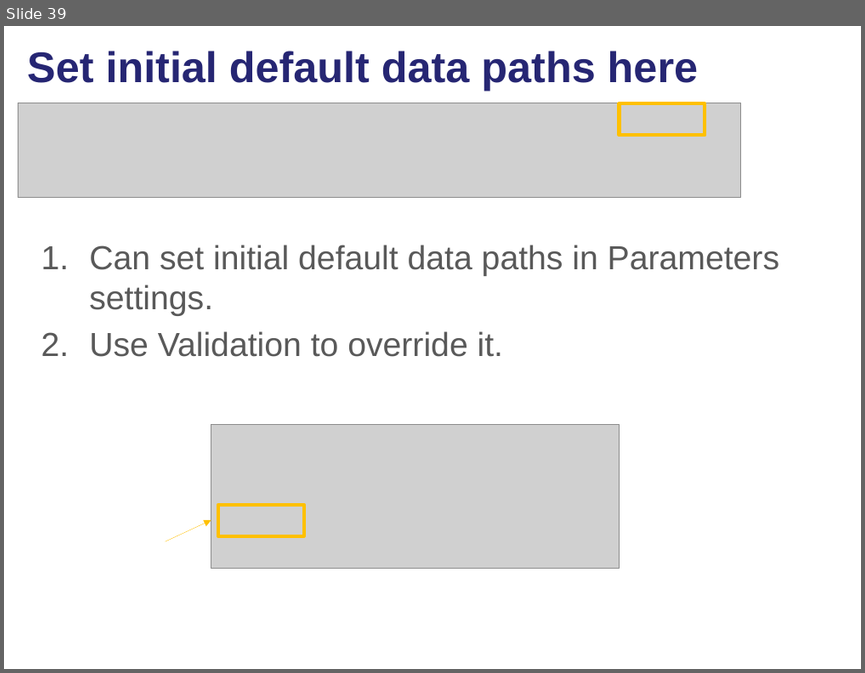
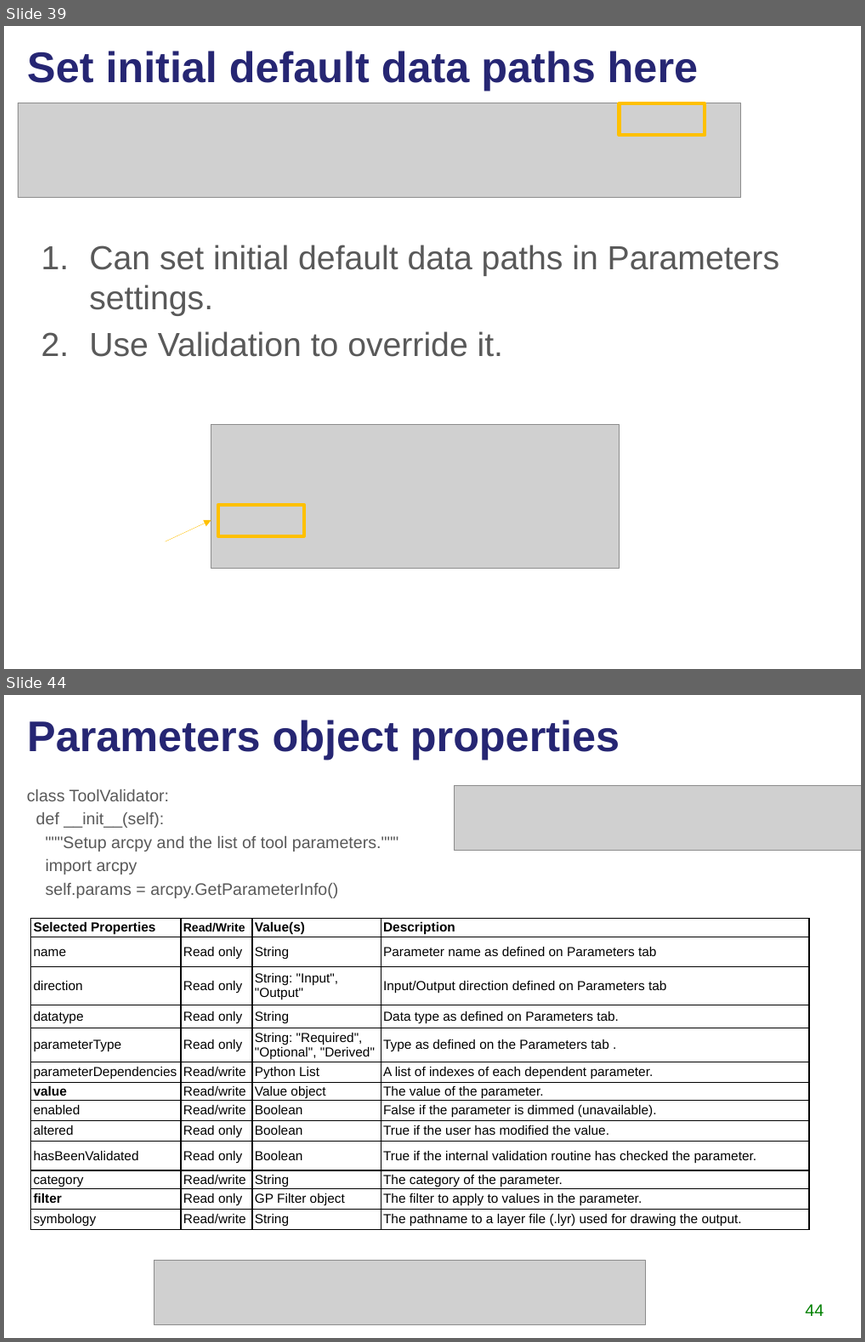
Before and after one commit to lgtateos/gis540, a slide deck: slides/scriptToolParameters.pptx. Shown one above the other, each under a label of ours: slide 39 before the commit, slides 39 and 44 after it; the slides between them are not shown. The pictures are 865x673 and 865x1342 pixels, drawn with LibreOffice and Linux fonts; fonts in the diff are those of the drawing; grey boxes stand for pictures. Boxes give left, top, right and bottom in pixels: in the first picture for what was removed or moved away, otherwise in the second. Text is boxed around its words. In the diff, an @@ line names an element or a change of style, - is before the commit and + after.

Commit message:
add more slides
More explanation of setting default values and updating parameters based on other parameters.

```diff
--- a/slides/scriptToolParameters.pptx
+++ b/slides/scriptToolParameters.pptx
@@ slide 44 added at box(4, 695, 861, 1338), background #FFFFFF @@
@@ title added at box(27, 720, 619, 760), 36 pt, text #262673, bold @@
+Parameters object properties
@@ text added at box(27, 789, 399, 898), 14 pt, text #595959 @@
+class ToolValidator:
+def __init__(self):
+"""Setup arcpy and the list of tool parameters."""
+import arcpy
+self.params = arcpy.GetParameterInfo()
@@ picture added at box(454, 786, 861, 850) @@
@@ table added at box(30, 919, 809, 1230), 13 rows, 4 columns @@
+Selected Properties | Read/Write | Value(s) | Description
+name | Read only | String | Parameter name as defined on Parameters tab
+direction | Read only | String: "Input", "Output" | Input/Output direction defined on Parameters tab
+datatype | Read only | String | Data type as defined on Parameters tab.
+parameterType | Read only | String: "Required", "Optional", "Derived" | Type as defined on the Parameters tab .
+parameterDependencies | Read/write | Python List | A list of indexes of each dependent parameter.
+value | Read/write | Value object | The value of the parameter.
+enabled | Read/write | Boolean | False if the parameter is dimmed (unavailable).
+altered | Read only | Boolean | True if the user has modified the value.
+hasBeenValidated | Read only | Boolean | True if the internal validation routine has checked the parameter.
+category | Read/write | String | The category of the parameter.
+filter | Read only | GP Filter object | The filter to apply to values in the parameter.
+symbology | Read/write | String | The pathname to a layer file (.lyr) used for drawing the output.
@@ picture added at box(154, 1260, 645, 1325) @@
@@ page number added at box(805, 1304, 823, 1315), 14 pt, text #008000 @@
+44
```
Also in this commit, not shown: 13 other slides added.
